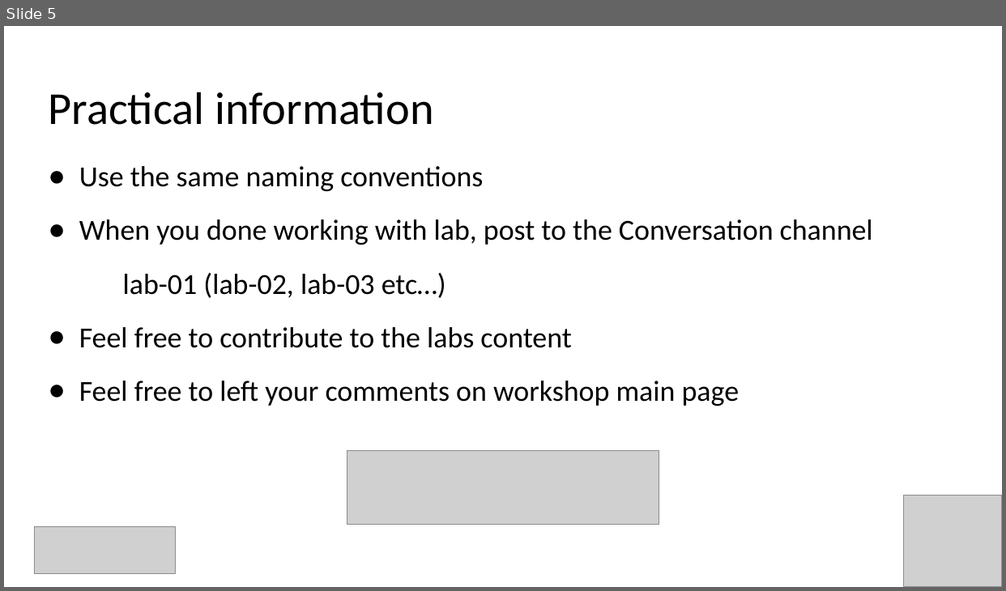
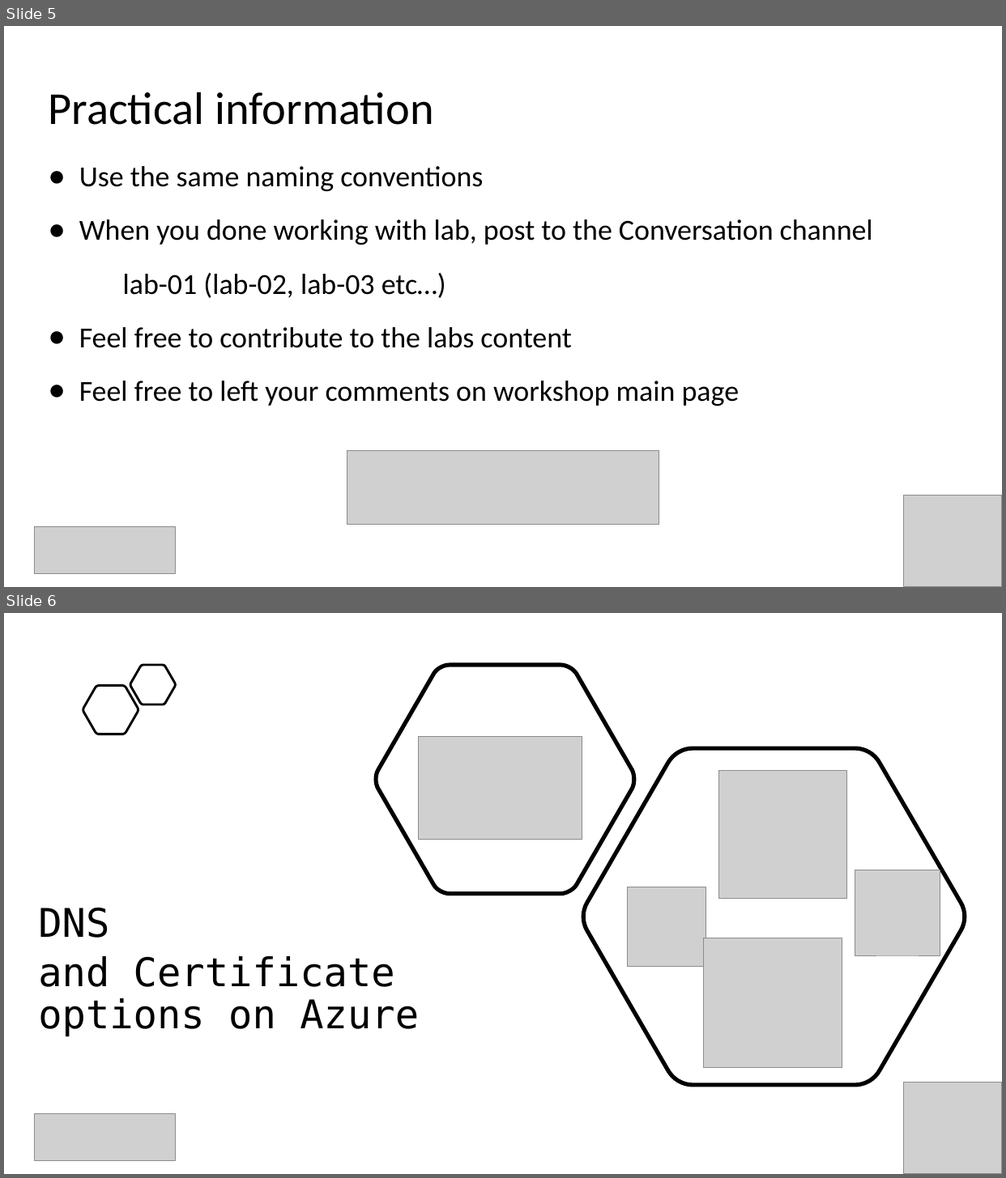
Before and after one commit to evgenyb/iac-workshops, a slide deck: dns-and-ssl-management-on-azure-with-ado/slides/dns-and-ssl-management-on-azure-with-ado.pptx. Shown one above the other, each under a label of ours: slide 5 before the commit, slides 5 and 6 after it. The pictures are 1006x591 and 1006x1178 pixels, drawn with LibreOffice and Linux fonts; fonts in the diff are those of the drawing; grey boxes stand for pictures. Boxes give left, top, right and bottom in pixels: in the first picture for what was removed or moved away, otherwise in the second. Text is boxed around its words. In the diff, an @@ line names an element or a change of style, - is before the commit and + after.

```diff
--- a/dns-and-ssl-management-on-azure-with-ado/slides/dns-and-ssl-management-on-azure-with-ado.pptx
+++ b/dns-and-ssl-management-on-azure-with-ado/slides/dns-and-ssl-management-on-azure-with-ado.pptx
@@ slide 6 added at [4, 613, 1002, 1174], background #FFFFFF @@
@@ freeform shape added at [130, 665, 176, 705], outline #000000 2.25 pt @@
@@ freeform shape added at [376, 665, 634, 894], outline #000000 4 pt @@
@@ freeform shape added at [83, 686, 138, 735], outline #000000 2.25 pt @@
@@ picture added at [418, 737, 582, 840] @@
@@ freeform shape added at [582, 748, 966, 1085], outline #000000 4 pt @@
@@ picture added at [719, 771, 846, 898] @@
@@ picture added at [855, 871, 940, 956] @@
@@ picture added at [627, 888, 706, 967] @@
@@ text added at [38, 907, 419, 1037], 38 pt, text #000000 @@
+DNS
+and Certificate options on Azure
@@ picture added at [704, 939, 842, 1067] @@
@@ picture added at [904, 1082, 1002, 1174] @@
@@ picture added at [35, 1114, 176, 1161] @@
```
Also in this commit, not shown: 2 slides changed, 18 other slides added.
